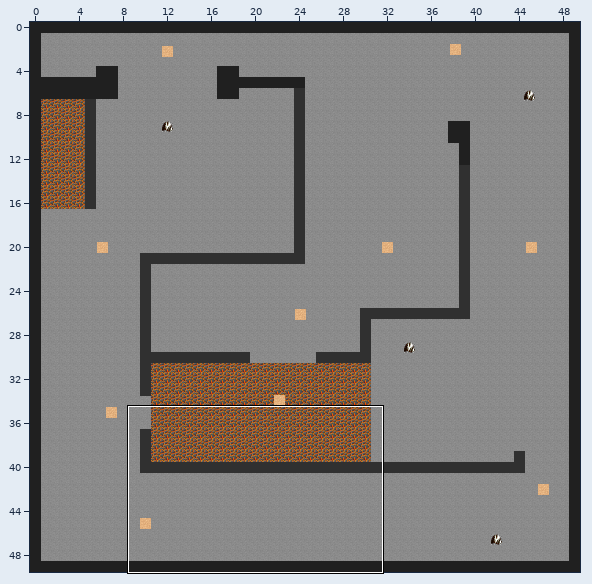
Tiled map: maps/dm1.tmx. The picture above shows the old version from afar; the outline marks the close-up.
Close-up. The starting point:
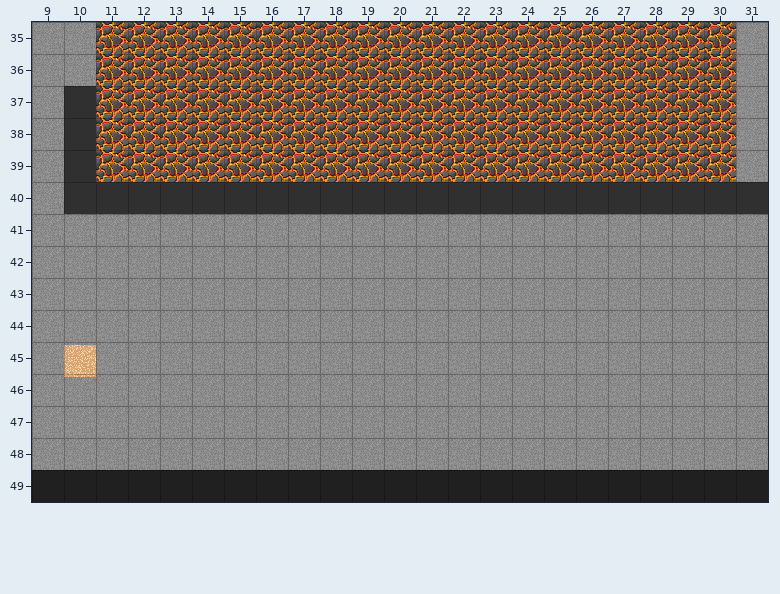
Cells are 32x32 px. Shown: x 9..31, y 35..49.
And afterwards:
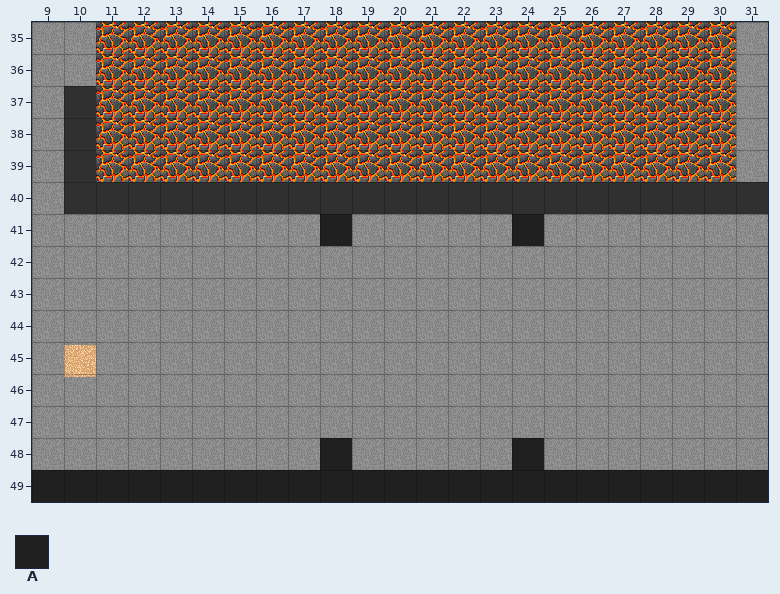
Key: from "tileset": A 2.
_ is an empty cell.
From old to new:
{"where": "layer \"walls\""}
{"y":41,"x":18,"old":"_","new":"A"}
{"y":41,"x":24,"old":"_","new":"A"}
{"y":48,"x":18,"old":"_","new":"A"}
{"y":48,"x":24,"old":"_","new":"A"}
